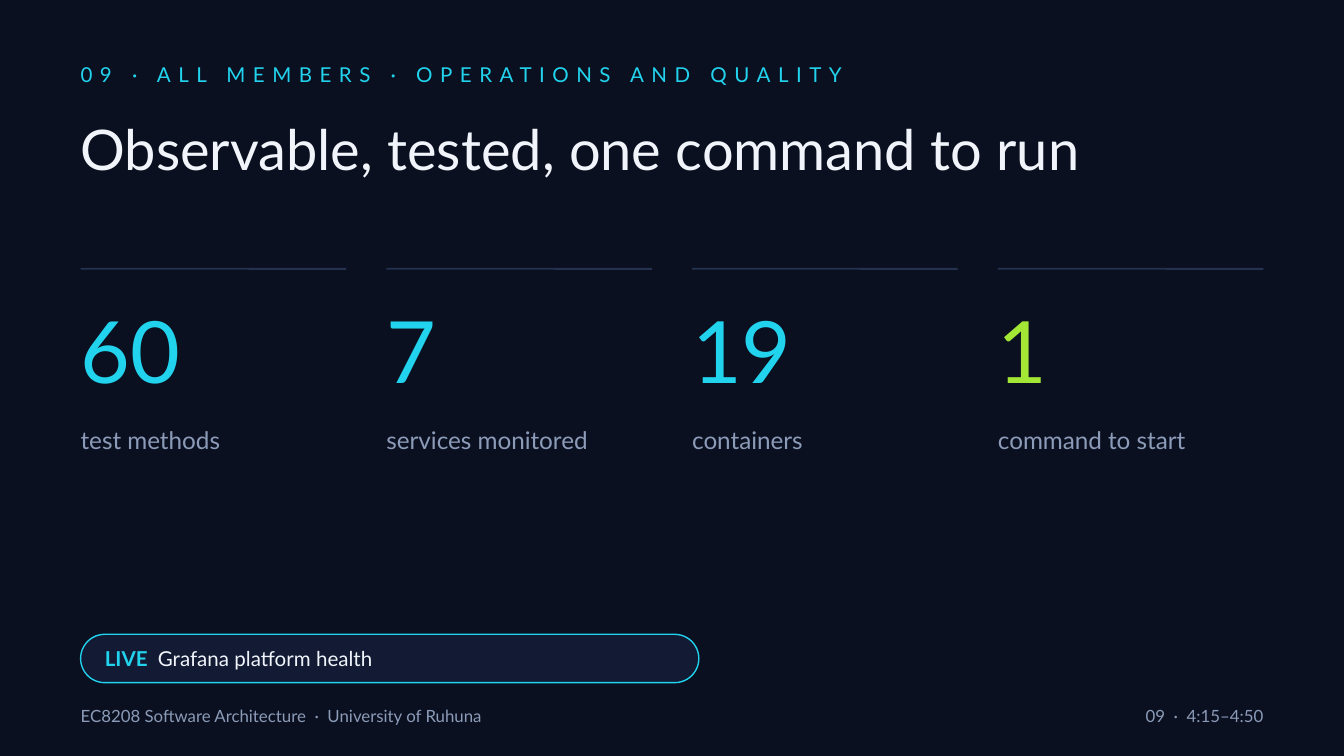
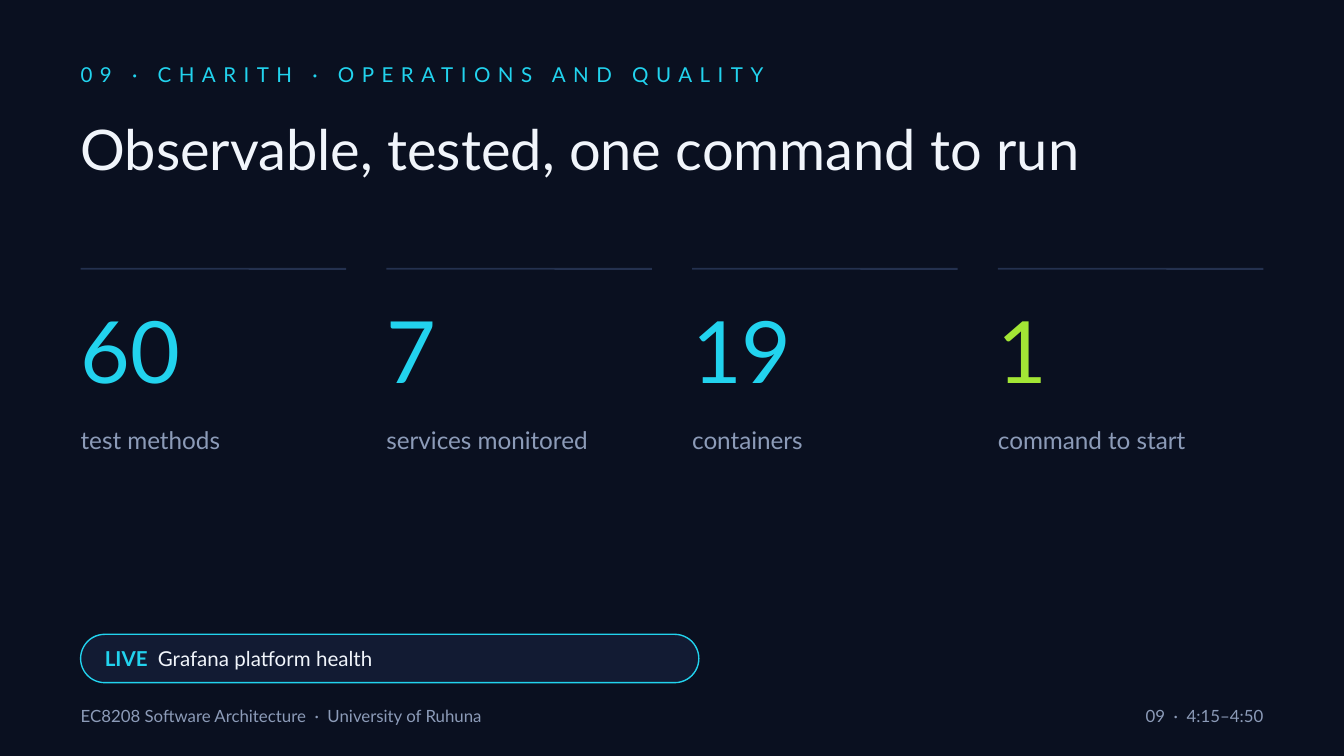
Before and after one commit to CharithManaujayaMUTEC/REOAGMS, a slide deck: slide 9 of deliverables/REOAGMS-Team-Presentation.pptx. Drawn at 1344x756 pixels with LibreOffice and Linux fonts; fonts in the diff are those of the drawing. Boxes give left, top, right and bottom in pixels: in the first picture for what was removed or moved away, otherwise in the second. Text is boxed around its words. In the diff, an @@ line names an element or a change of style, - is before the commit and + after.

```diff
--- a/deliverables/REOAGMS-Team-Presentation.pptx
+++ b/deliverables/REOAGMS-Team-Presentation.pptx
@@ text at <box>81,67,763,85</box>: text changed @@
-09 · ALL MEMBERS · OPERATIONS AND QUALITY
+09 · CHARITH · OPERATIONS AND QUALITY
```
Also in this commit, not shown: 6 other files.
